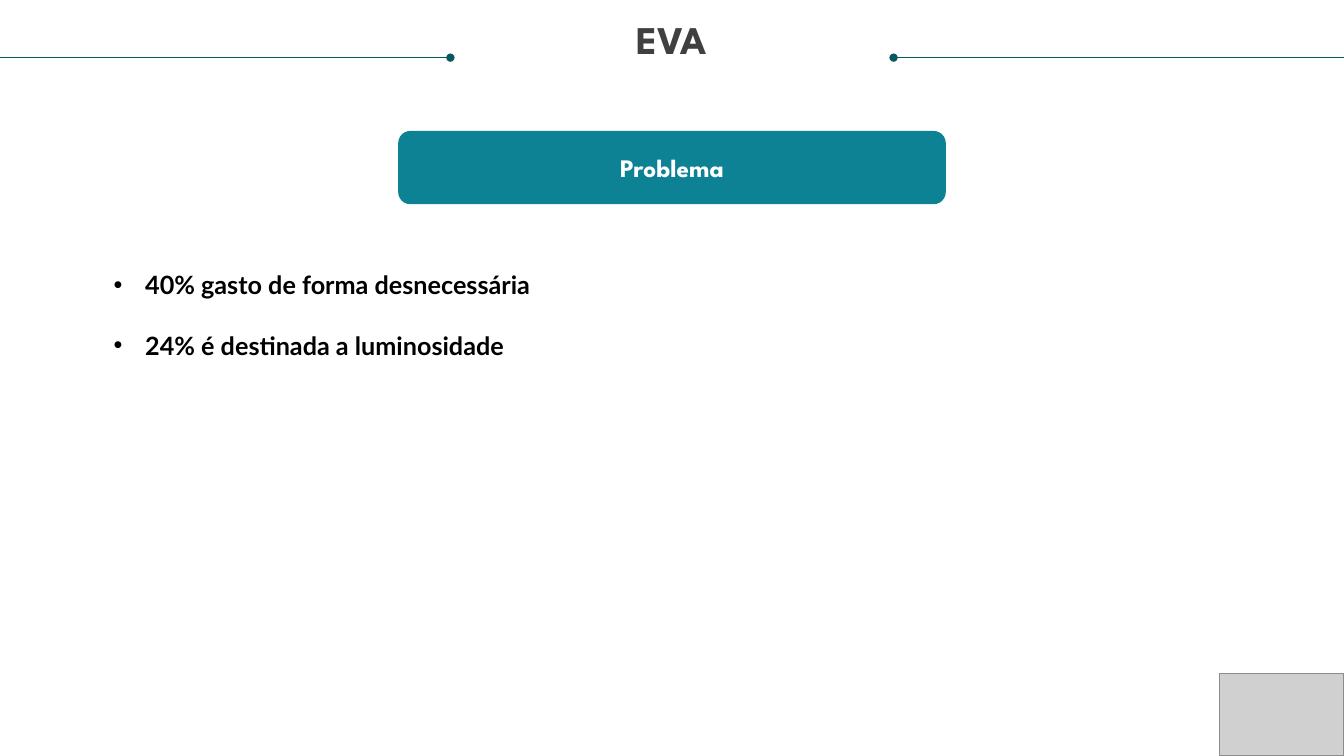
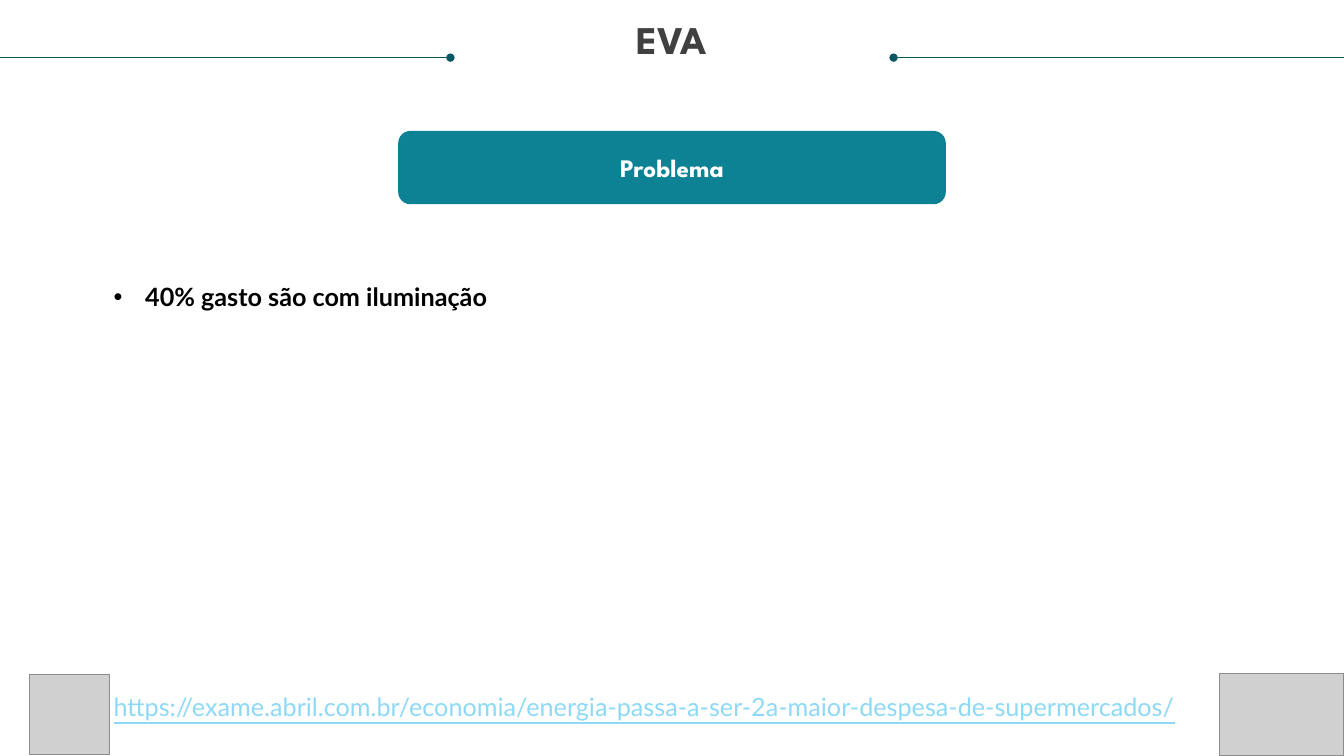
Before and after one commit to YuriJVedovate/EVA_projeto, a slide deck: slide 3 of APRESENTAÇÃO/Sprint 1 ATUALIZADO 1 [Salvo automaticamente].pptx. Drawn at 1344x756 pixels with LibreOffice and Linux fonts; fonts in the diff are those of the drawing; grey boxes stand for pictures. Boxes give left, top, right and bottom in pixels: in the first picture for what was removed or moved away, otherwise in the second. Text is boxed around its words. In the diff, an @@ line names an element or a change of style, - is before the commit and + after.

```diff
--- a/APRESENTAÇÃO/Sprint 1 ATUALIZADO 1 [Salvo automaticamente].pptx
+++ b/APRESENTAÇÃO/Sprint 1 ATUALIZADO 1 [Salvo automaticamente].pptx
@@ text at (145,287,487,310): text changed @@
-• 40% gasto de forma desnecessária
-• 24% é destinada a luminosidade
+• 40% gasto são com iluminação
@@ picture added at (30,675,110,754) @@
@@ text added at (114,697,1174,721), 18 pt, text #8ED9F6, underline @@
+https://exame.abril.com.br/economia/energia-passa-a-ser-2a-maior-despesa-de-supermercados/
```
Also in this commit, not shown: 2 other slides changed, 1 other file.
